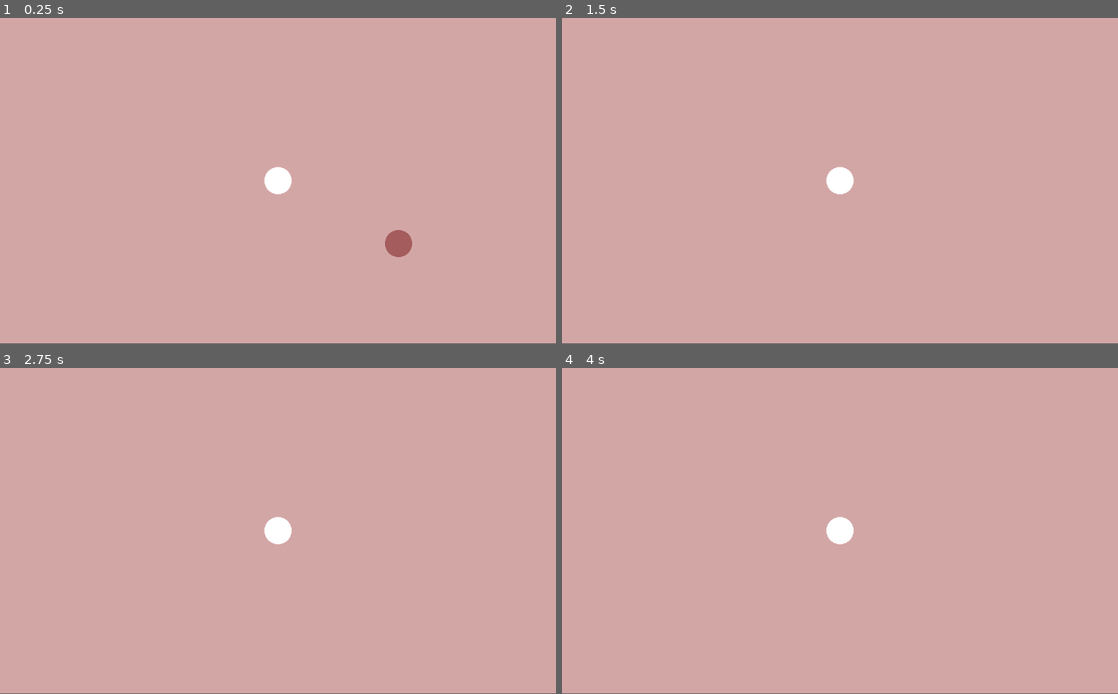
Above: before the commit, frames 1-4 (two rows, left to right).
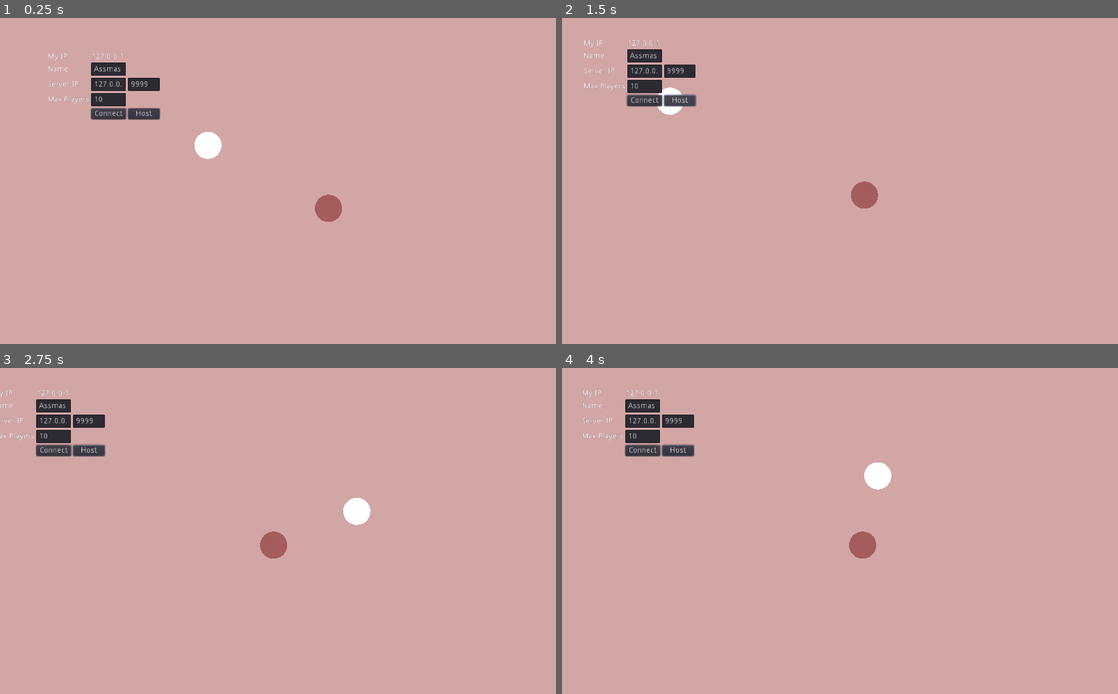
Above: after the commit, the same moments.

Repository: vixus0/ballsparty
Game: Godot game, scene res://root.tscn
Same seed, same stepped clock (60 frames per second), same inputs: the game is played once before the commit and once after it.
Inputs (mouse positions are in pixels of both pictures, inside the frame that each line leads up to):
- Up to frame 1 (0.25 s): no input
- Up to frame 2 (1.5 s): click (650, 102) at 0.5 s, where only the run after the commit has a clickable "Connect"; click (678, 99) at 1.25 s, where only the run after the commit has a clickable "Host"
- Up to frame 3 (2.75 s): move the mouse to (400, 514) at 2.02 s; click (400, 514) at 2.17 s
- Up to frame 4 (4 s): move the mouse to (728, 547) at 2.77 s; click (728, 547) at 2.92 s; move the mouse to (895, 459) at 3.52 s; click (895, 459) at 3.67 s
In our replay, the window is 800x468 before the commit and 800x469 after it. These sizes can differ from the game's own. Grey fills any space a smaller window leaves; there, only what the larger window draws over its background counts as a difference.

The runs differ from the first frame. In frame 1, 2.9% of the frame differs, in the area x 8-75%, y 10-74%; in frame 2, 2.4%; in frame 3, 2.4%; in frame 4, 2.6%.
Error after the commit: Invalid get index '0' (on base: 'Array'). (res://root.gd:11)

Commit message:
crap menu

Diff:
--- a/lobby.gd
+++ b/lobby.gd
@@ -1,23 +1,20 @@
 extends Node
-
-var peer
-
-# Called when the node enters the scene tree for the first time.
-func _ready():
-	peer = NetworkedMultiplayerENet.new()
-	peer.create_server(9999, 3)
-	get_tree().set_network_peer(peer)
-
-	get_tree().connect("network_peer_connected", self, "_player_connected")
-	get_tree().connect("network_peer_disconnected", self, "_player_disconnected")
-	get_tree().connect("connected_to_server", self, "_connected_ok")
-	get_tree().connect("connection_failed", self, "_connected_fail")
-	get_tree().connect("server_disconnected", self, "_server_disconnected")
 
 # Player info, associate ID to data
 var player_info = {}
 # Info we send to other players
 var my_info = { name = "Bhirangatang", favorite_color = Color8(255, 0, 0) }
+
+# Called when the node enters the scene tree for the first time.
+func _ready():
+	pass
+
+func init(player_name):
+	my_info.name = player_name
+# warning-ignore:return_value_discarded
+	get_tree().connect("network_peer_connected", self, "_player_connected")
+# warning-ignore:return_value_discarded
+	get_tree().connect("network_peer_disconnected", self, "_player_disconnected")
 
 func _player_connected(id):
 	# Called on both clients and server when a peer connects. Send my info to it.
@@ -29,15 +26,6 @@
 	player_info.erase(id) # Erase player from info.
 	print("disconnected ", id)
 
-func _connected_ok():
-	pass # Only called on clients, not server. Will go unused; not useful here.
-
-func _server_disconnected():
-	pass # Server kicked us; show error and abort.
-
-func _connected_fail():
-	pass # Could not even connect to server; abort.
-
 remote func register_player(info):
 	# Get the id of the RPC sender.
 	var id = get_tree().get_rpc_sender_id()
--- a/project.godot
+++ b/project.godot
@@ -19,6 +19,11 @@
 run/main_scene="res://root.tscn"
 config/icon="res://icon.png"
 
+[display]
+
+window/stretch/mode="2d"
+window/stretch/aspect="keep_width"
+
 [rendering]
 
 quality/driver/driver_name="GLES2"
--- a/root.gd
+++ b/root.gd
@@ -1,10 +1,51 @@
 extends Node2D
 
+var my_ip
+var menu
+var peer
+var connected = false
 
 # Called when the node enters the scene tree for the first time.
 func _ready():
-	pass
+	peer = NetworkedMultiplayerENet.new()
+	my_ip = IP.get_local_addresses()[0]
+	menu = get_node("menu/grid")
+	get_node("menu").pause_mode = Node.PAUSE_MODE_PROCESS
+	get_tree().paused = true
+# warning-ignore:return_value_discarded
+	get_tree().connect("connected_to_server", self, "_connected_ok")
+# warning-ignore:return_value_discarded
+	get_tree().connect("connection_failed", self, "_connected_fail")
+# warning-ignore:return_value_discarded
+	get_tree().connect("server_disconnected", self, "_server_disconnected")
 
-# Called every frame. 'delta' is the elapsed time since the previous frame.
-# func _process(_delta):
-#	 pass
+func _connected_ok():
+	connected = true
+	get_node("menu").visible = false
+	get_tree().paused = false
+
+func _connected_fail():
+	get_node("menu").visible = true
+	get_tree().paused = true
+
+func _server_disconnected():
+	get_node("menu").visible = true
+	get_tree().paused = true
+
+func _on_btn_connect_pressed():
+	var name = menu.get_node("edit_name").text
+	var server_ip = menu.get_node("edit_ip").text
+	var server_port = int(menu.get_node("edit_port").text)
+	print("client ", name, server_ip, server_port)
+	peer.create_client(server_ip, server_port)
+	get_tree().set_network_peer(peer)
+
+
+func _on_btn_host_pressed():
+	var name = menu.get_node("edit_name").text
+	var server_port = int(menu.get_node("edit_port").text)
+	var max_players = int(menu.get_node("edit_max").text)
+	print("server ", name, server_port, max_players)
+	peer.create_server(server_port, max_players)
+	get_tree().set_network_peer(peer)
+	_connected_ok()
--- a/root.tscn
+++ b/root.tscn
@@ -25,6 +25,12 @@
 
 [node name="cam" type="Camera2D" parent="ball"]
 current = true
+limit_left = 0
+limit_top = 0
+limit_smoothed = true
+drag_margin_h_enabled = true
+drag_margin_v_enabled = true
+smoothing_enabled = true
 
 [node name="shouter" type="Node2D" parent="."]
 position = Vector2( 557, 326 )
@@ -40,3 +46,115 @@
 
 [node name="lobby" type="Node" parent="."]
 script = ExtResource( 4 )
+
+[node name="menu" type="Control" parent="."]
+anchor_right = 1.0
+anchor_bottom = 1.0
+__meta__ = {
+"_edit_use_anchors_": false
+}
+
+[node name="grid" type="GridContainer" parent="menu"]
+margin_left = 40.0
+margin_top = 40.0
+margin_right = 140.0
+margin_bottom = 64.0
+columns = 3
+__meta__ = {
+"_edit_use_anchors_": false
+}
+
+[node name="lbl_myip" type="Label" parent="menu/grid"]
+margin_right = 76.0
+margin_bottom = 14.0
+text = "My IP"
+
+[node name="lbl_myip_value" type="Label" parent="menu/grid"]
+margin_left = 80.0
+margin_right = 144.0
+margin_bottom = 14.0
+text = "127.0.0.1"
+
+[node name="blank3" type="Control" parent="menu/grid"]
+margin_left = 148.0
+margin_right = 206.0
+margin_bottom = 14.0
+
+[node name="lbl_name" type="Label" parent="menu/grid"]
+margin_top = 23.0
+margin_right = 76.0
+margin_bottom = 37.0
+text = "Name"
+
+[node name="edit_name" type="LineEdit" parent="menu/grid"]
+margin_left = 80.0
+margin_top = 18.0
+margin_right = 144.0
+margin_bottom = 42.0
+text = "Assmaster"
+
+[node name="blank" type="Control" parent="menu/grid"]
+margin_left = 148.0
+margin_top = 18.0
+margin_right = 206.0
+margin_bottom = 42.0
+
+[node name="lbl_ip" type="Label" parent="menu/grid"]
+margin_top = 51.0
+margin_right = 76.0
+margin_bottom = 65.0
+text = "Server IP"
+
+[node name="edit_ip" type="LineEdit" parent="menu/grid"]
+margin_left = 80.0
+margin_top = 46.0
+margin_right = 144.0
+margin_bottom = 70.0
+text = "127.0.0.1"
+
+[node name="edit_port" type="LineEdit" parent="menu/grid"]
+margin_left = 148.0
+margin_top = 46.0
+margin_right = 206.0
+margin_bottom = 70.0
+text = "9999"
+
+[node name="lbl_max" type="Label" parent="menu/grid"]
+margin_top = 79.0
+margin_right = 76.0
+margin_bottom = 93.0
+text = "Max Players"
+
+[node name="edit_max" type="LineEdit" parent="menu/grid"]
+margin_left = 80.0
+margin_top = 74.0
+margin_right = 144.0
+margin_bottom = 98.0
+text = "10"
+
+[node name="blank2" type="Control" parent="menu/grid"]
+margin_left = 148.0
+margin_top = 74.0
+margin_right = 206.0
+margin_bottom = 98.0
+
+[node name="blank4" type="Control" parent="menu/grid"]
+margin_top = 102.0
+margin_right = 76.0
+margin_bottom = 122.0
+
+[node name="btn_connect" type="Button" parent="menu/grid"]
+margin_left = 80.0
+margin_top = 102.0
+margin_right = 144.0
+margin_bottom = 122.0
+text = "Connect"
+
+[node name="btn_host" type="Button" parent="menu/grid"]
+margin_left = 148.0
+margin_top = 102.0
+margin_right = 206.0
+margin_bottom = 122.0
+text = "Host"
+[connection signal="pressed" from="menu/grid/btn_connect" to="." method="_on_btn_connect_pressed"]
+[connection signal="pressed" from="menu/grid/btn_host" to="." method="_on_btn_host_pressed"]
